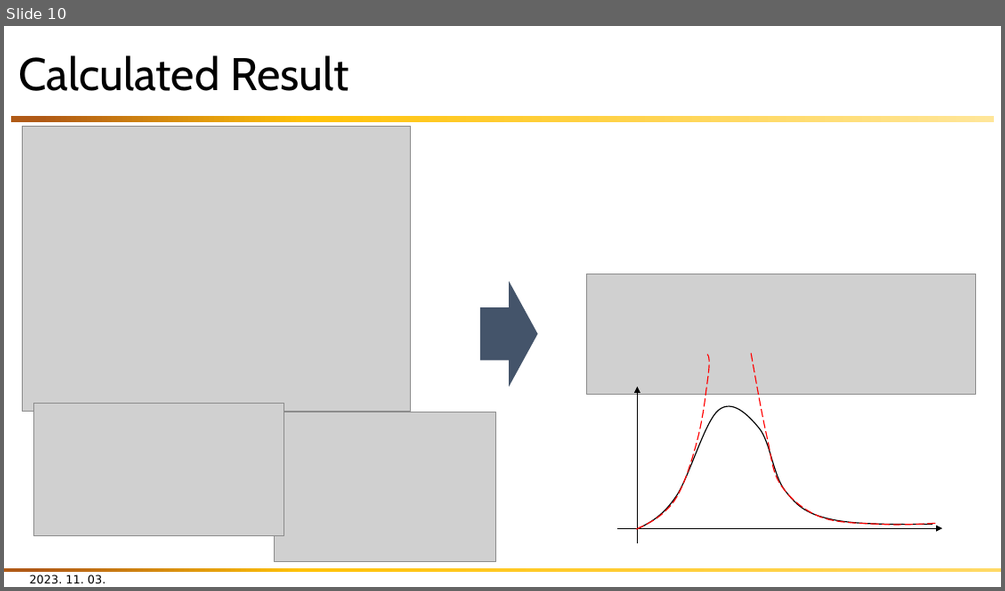
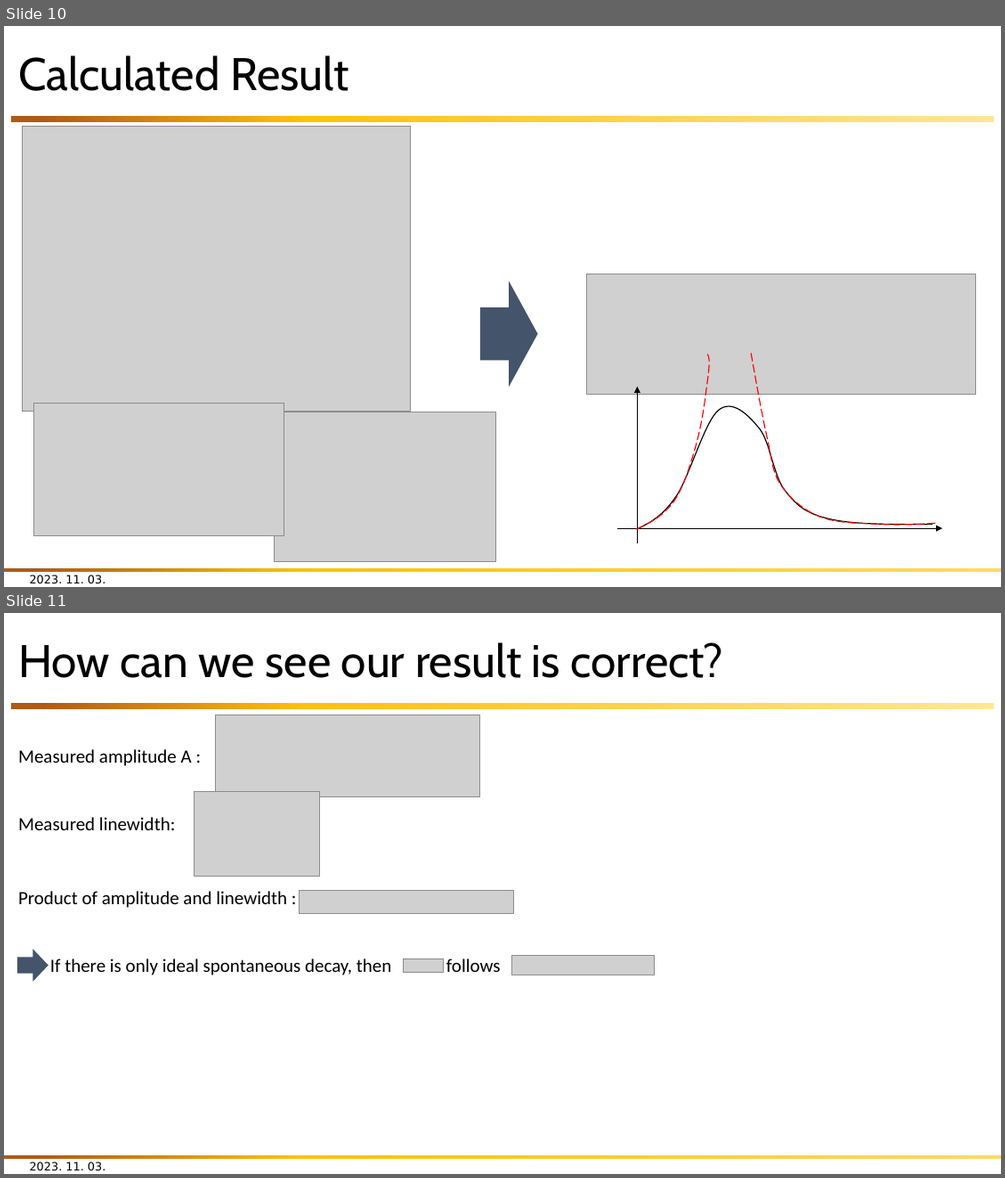
Before and after one commit to alexist2623/SNU_PJH, a slide deck: 현대물리실험/발표PPT.pptx. Shown one above the other, each under a label of ours: slide 10 before the commit, slides 10 and 11 after it. The pictures are 1005x591 and 1005x1178 pixels, drawn with LibreOffice and Linux fonts; fonts in the diff are those of the drawing; grey boxes stand for pictures. Boxes give left, top, right and bottom in pixels: in the first picture for what was removed or moved away, otherwise in the second. Text is boxed around its words. In the diff, an @@ line names an element or a change of style, - is before the commit and + after.

```diff
--- a/현대물리실험/발표PPT.pptx
+++ b/현대물리실험/발표PPT.pptx
@@ slide 11 added at (x1=4, y1=613, x2=1001, y2=1174), background #FFFFFF; not listed: 2 template elements that a slide beside it also shows @@
@@ title added at (x1=18, y1=642, x2=724, y2=678), 44 pt, text #000000 @@
+How can we see our result is correct?
@@ picture added at (x1=216, y1=714, x2=480, y2=796) @@
@@ text added at (x1=18, y1=749, x2=192, y2=766), 18 pt, text #000000 @@
+Measured amplitude A :
@@ picture added at (x1=194, y1=792, x2=320, y2=876) @@
@@ text added at (x1=18, y1=817, x2=175, y2=830), 18 pt, text #000000 @@
+Measured linewidth:
@@ text added at (x1=18, y1=891, x2=287, y2=908), 18 pt, text #000000 @@
+Product of amplitude and linewidth :
@@ picture added at (x1=299, y1=891, x2=514, y2=914) @@
@@ right arrow added at (x1=17, y1=949, x2=48, y2=981), fill #44546A @@
@@ text added at (x1=50, y1=958, x2=501, y2=975), 18 pt, text #000000 @@
+If there is only ideal spontaneous decay, then follows
@@ picture added at (x1=404, y1=958, x2=444, y2=972) @@
@@ picture added at (x1=512, y1=955, x2=655, y2=975) @@
@@ text added at (x1=30, y1=1161, x2=105, y2=1171), 11 pt, text #000000 @@
+2023. 11. 03.
```
Also in this commit, not shown: 4 slides changed, 1 other slide added, 6 other files.
